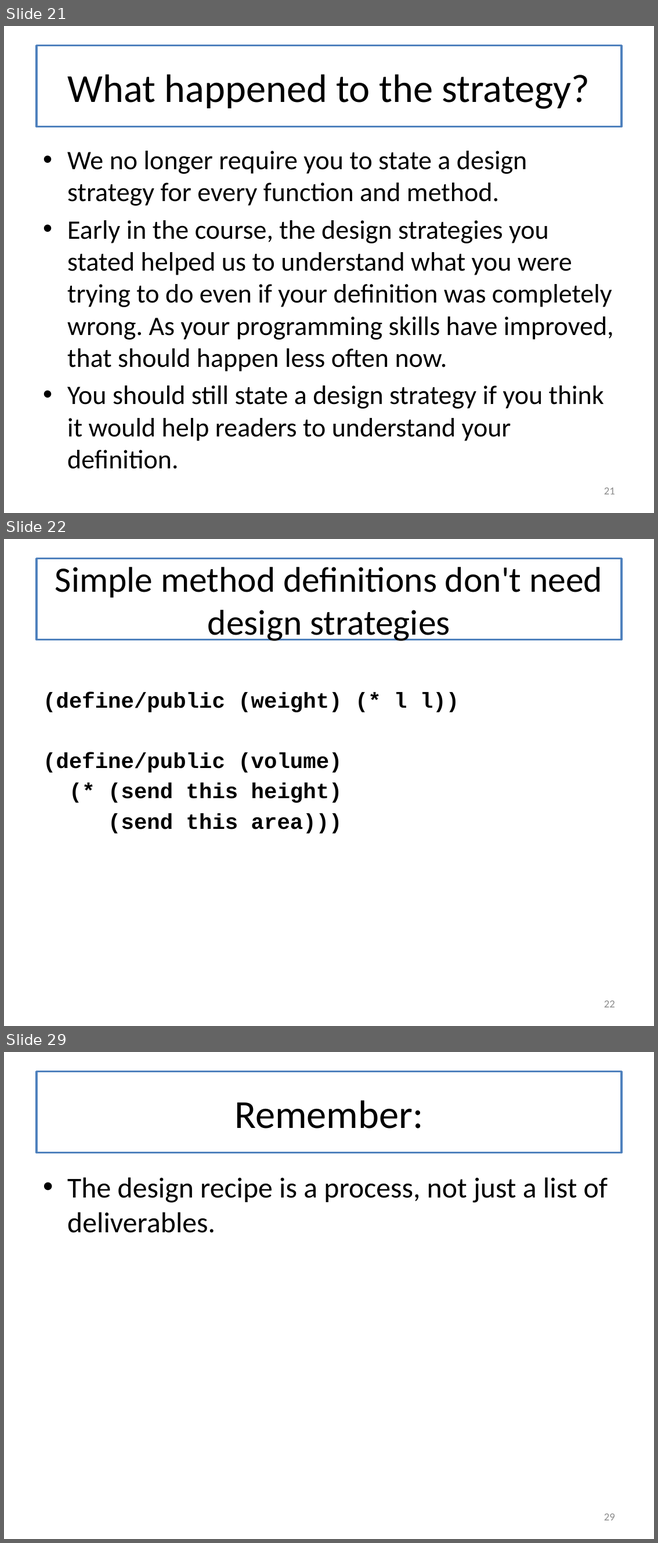
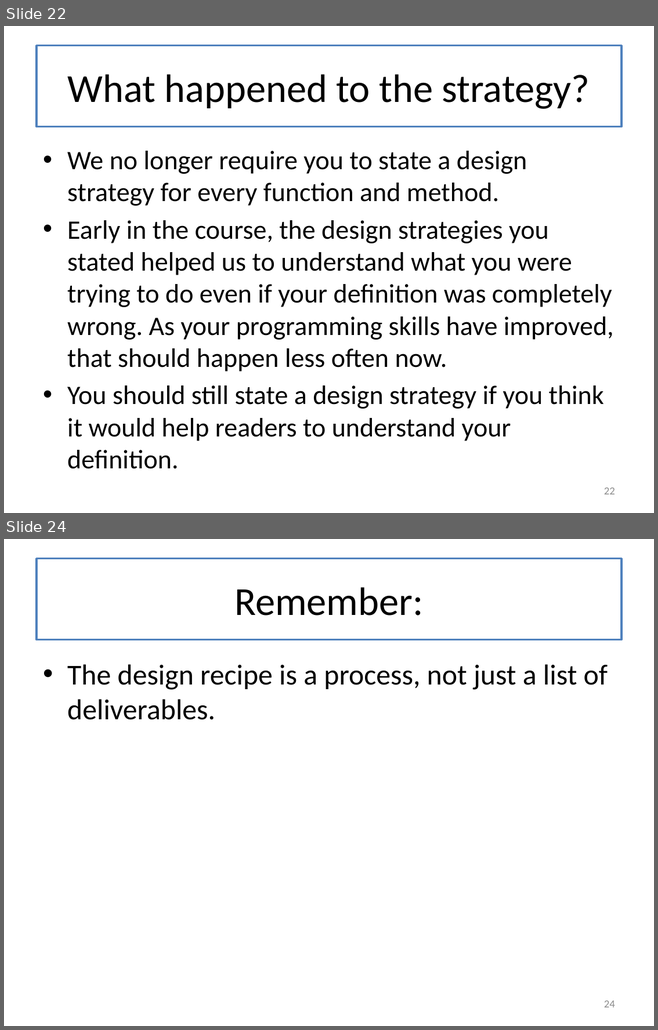
Before and after one commit to mwand/cs5010f17, a slide deck: Slides/Lesson 9.5 The Design Recipe Using Classes.pptx. Shown one above the other, each under a label of ours: slides 21, 22 and 29 before the commit, slides 22 and 24 after it; the slides between them are not shown. The pictures are 658x1543 and 658x1030 pixels, drawn with LibreOffice and Linux fonts; fonts in the diff are those of the drawing. Boxes give left, top, right and bottom in pixels: in the first picture for what was removed or moved away, otherwise in the second. Text is boxed around its words. In the diff, an @@ line names an element or a change of style, - is before the commit and + after.

```diff
--- a/Slides/Lesson 9.5 The Design Recipe Using Classes.pptx
+++ b/Slides/Lesson 9.5 The Design Recipe Using Classes.pptx
@@ slide 22 removed at bbox=[4, 539, 654, 1026], background #FFFFFF @@
@@ title removed at bbox=[36, 559, 621, 640] @@
-Simple method definitions don't need design strategies
@@ text removed at bbox=[43, 692, 459, 834] @@
-(define/public (weight) (* l l))
-(define/public (volume)
-(* (send this height)
-(send this area)))
@@ page number removed at bbox=[604, 1001, 615, 1008] @@
-22
@@ what was slide 21 is now slide 22 @@
@@ page number at bbox=[604, 488, 615, 495]: text changed @@
-21
+22
@@ what was slide 29 is now slide 24 @@
@@ page number at bbox=[604, 1001, 615, 1008]: text changed @@
-29
+24
```
Also in this commit, not shown: 4 slides changed, 1 slide added, 5 other slides removed, 3 other files.
